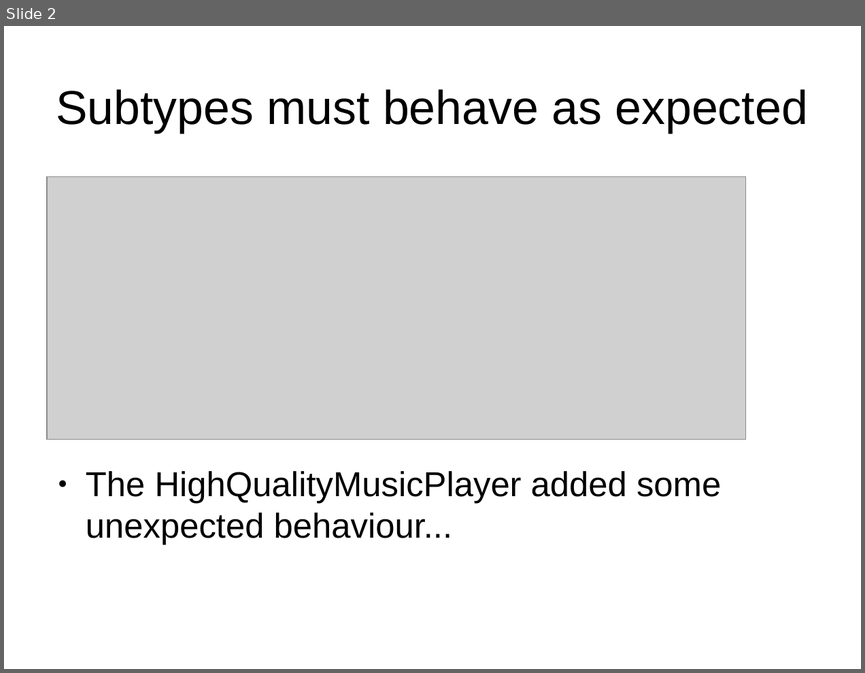
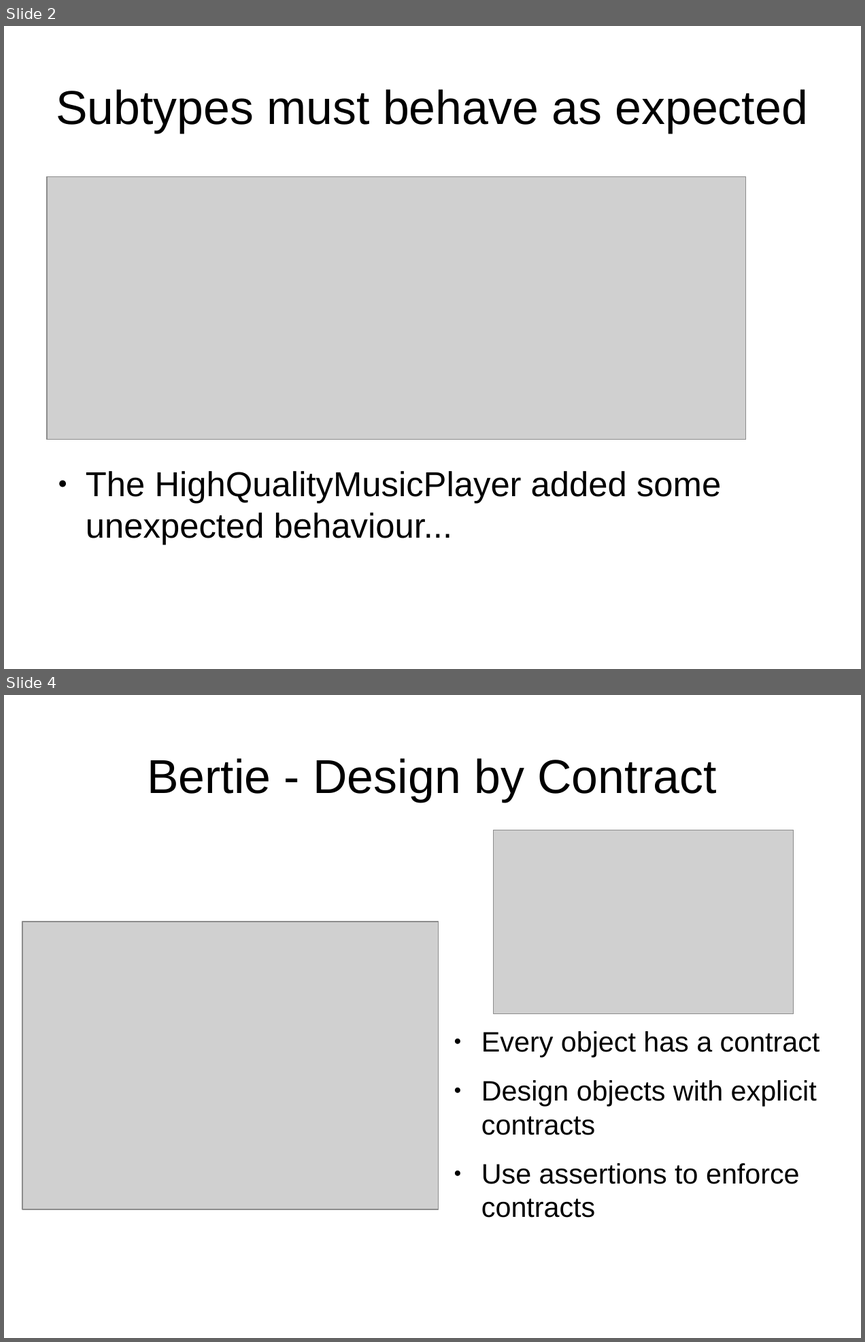
Before and after one commit to james1ewis/LiskovSlides, a slide deck: Liskov Substitution Principle/LSP.odp. Shown one above the other, each under a label of ours: slide 2 before the commit, slides 2 and 4 after it; the slides between them are not shown. The pictures are 865x673 and 865x1342 pixels, drawn with LibreOffice and Linux fonts; fonts in the diff are those of the drawing; grey boxes stand for pictures. Boxes give left, top, right and bottom in pixels: in the first picture for what was removed or moved away, otherwise in the second. Text is boxed around its words. In the diff, an @@ line names an element or a change of style, - is before the commit and + after.

```diff
--- a/Liskov Substitution Principle/LSP.odp
+++ b/Liskov Substitution Principle/LSP.odp
@@ slide 4 added at <box>4,695,861,1338</box>, background #FFFFFF @@
@@ title added at <box>147,758,717,802</box>, 44 pt, text #000000 @@
+Bertie - Design by Contract
@@ picture added at <box>494,830,794,1014</box> @@
@@ picture added at <box>22,921,439,1209</box> @@
@@ text added at <box>481,1031,820,1217</box>, 26 pt, text #000000 @@
+● Every object has a contract
+● Design objects with explicit contracts
+● Use assertions to enforce contracts
```
Also in this commit, not shown: 7 slides changed, 1 other slide added, 6 slides removed, 1 other file.
